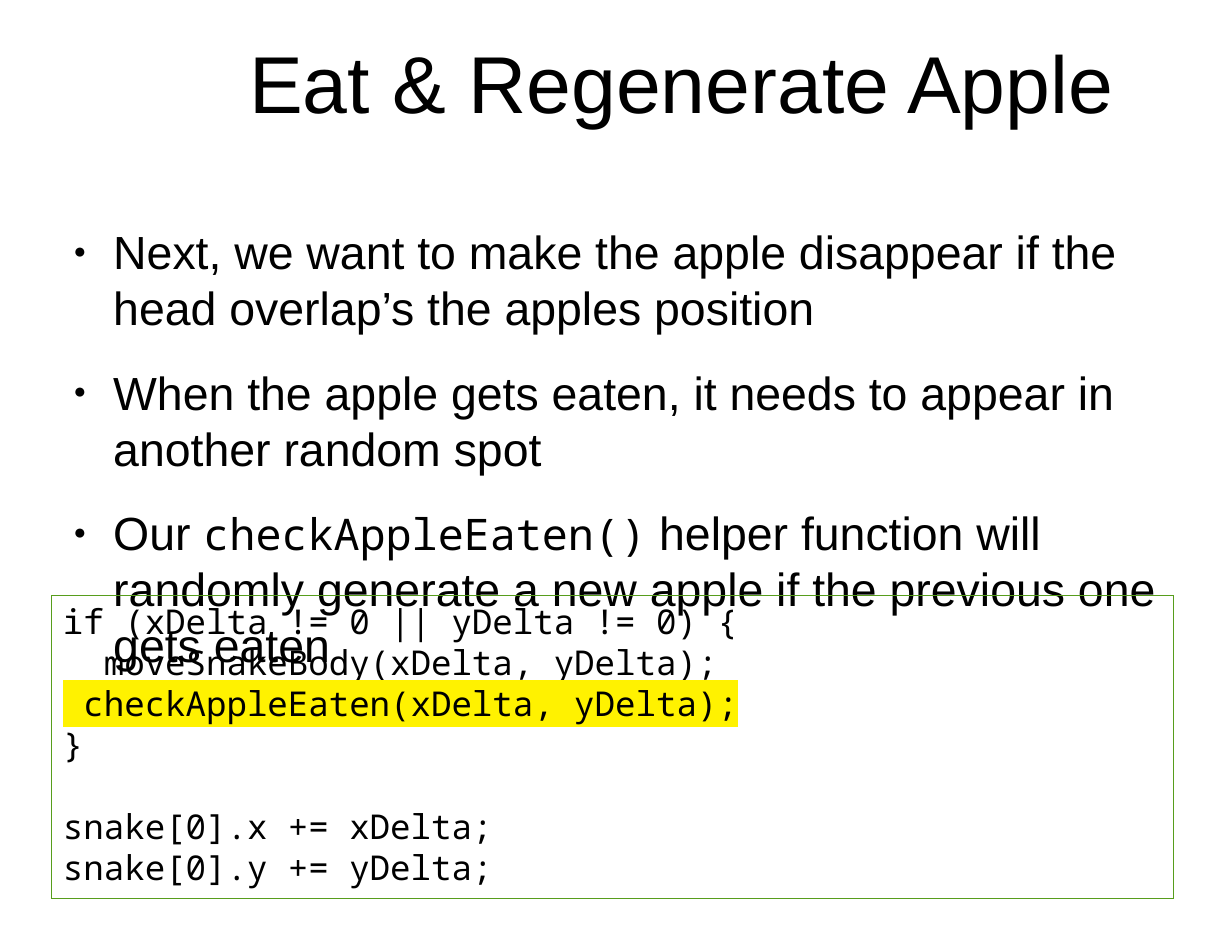
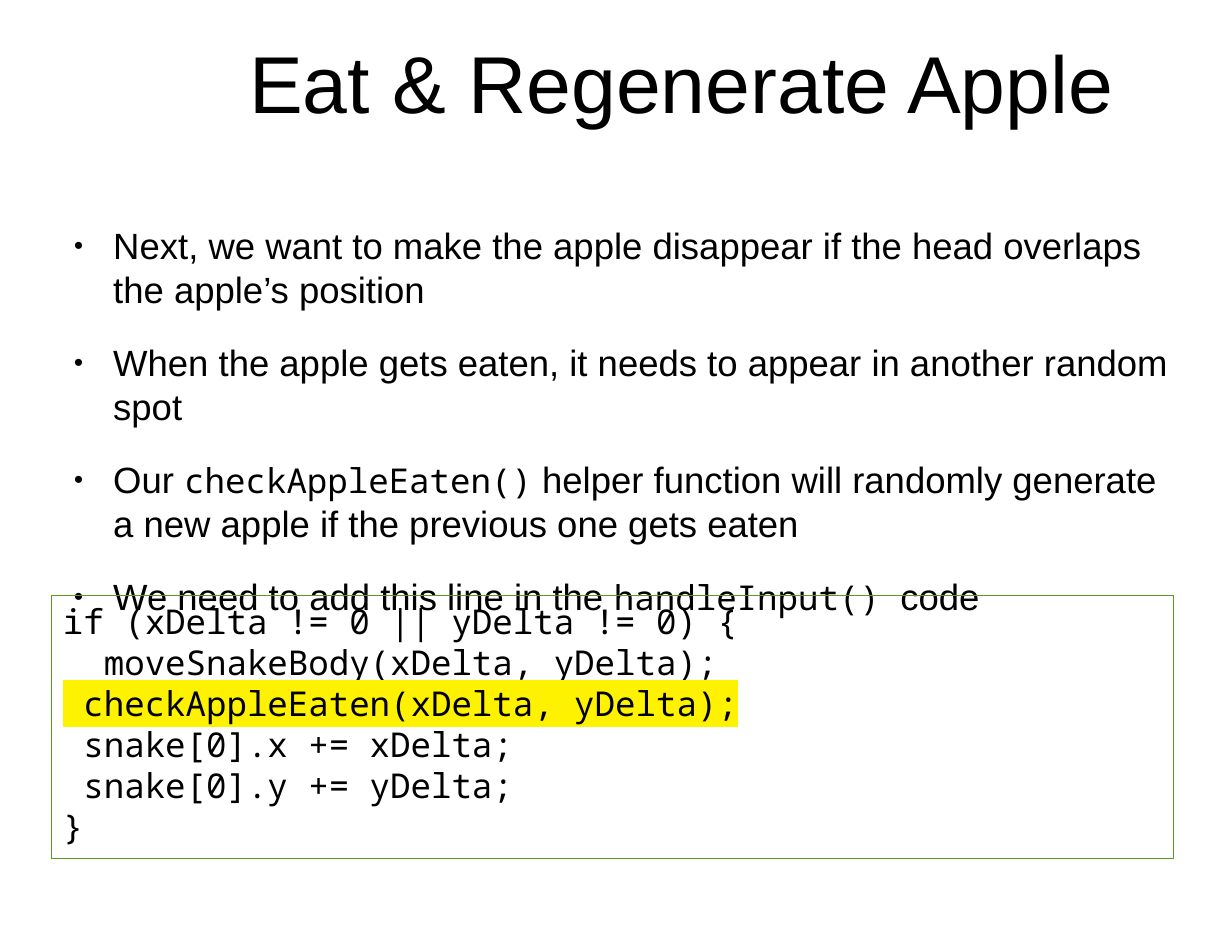
Before and after one commit to originalgrego/Slithers, a slide deck: slide 27 of Slithers - Explorathon 2018.odp (slide 23 before the commit). Drawn at 1232x925 pixels with LibreOffice and Linux fonts; fonts in the diff are those of the drawing; background and template pictures are left out. Boxes give left, top, right and bottom in pixels: in the first picture for what was removed or moved away, otherwise in the second. Text is boxed around its words. In the diff, an @@ line names an element or a change of style, - is before the commit and + after.

Commit message:
Updating presentation images with new code changes, adding more explanatory slides to helper functions, adding in slides about rotation, and adding more presentation images for all the new slides

```diff
--- a/Slithers - Explorathon 2018.odp
+++ b/Slithers - Explorathon 2018.odp
@@ text at bbox=[113, 232, 1141, 310]: text changed; size 29.9 to 23.5 pt @@
-● Next, we want to make the apple disappear if the head overlap’s the apples position
+● Next, we want to make the apple disappear if the head overlaps the apple’s position
@@ text at bbox=[113, 349, 1168, 544]: size 29.9 to 23.5 pt in "When the apple gets eaten, it needs ...", "Our helper function will randomly generate a ..."; size 28 to 22 pt in "checkAppleEaten()" @@
@@ text in rectangle at bbox=[53, 595, 1174, 857]: paragraph removed @@
-}
@@ text in rectangle at bbox=[53, 595, 1174, 857]: paragraph added @@
+}
@@ rectangle "if (xDelta != 0 || ...": place and size @@
-rectangle "if (xDelta != 0 || ..." at bbox=[53, 595, 1174, 898]
+rectangle "if (xDelta != 0 || ..." at bbox=[53, 595, 1174, 857]
@@ text at bbox=[113, 583, 979, 620]: paragraph added @@
+● We need to add this line in the handleInput() code
```
Also in this commit, not shown: 11 other slides changed, 7 slides added, 1 slide removed, 6 other files.
